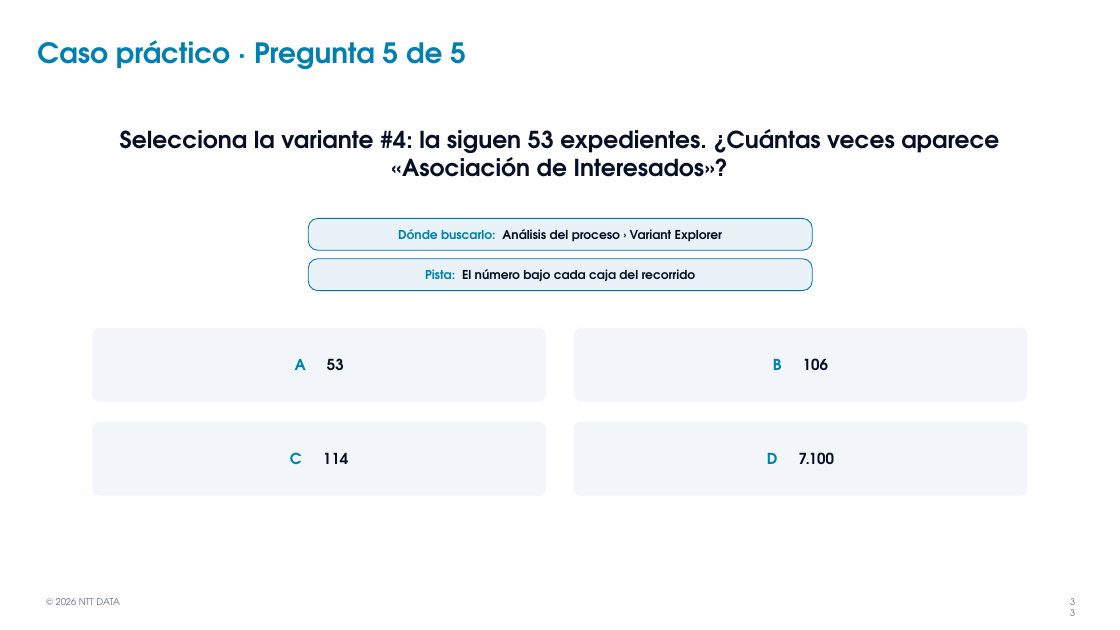
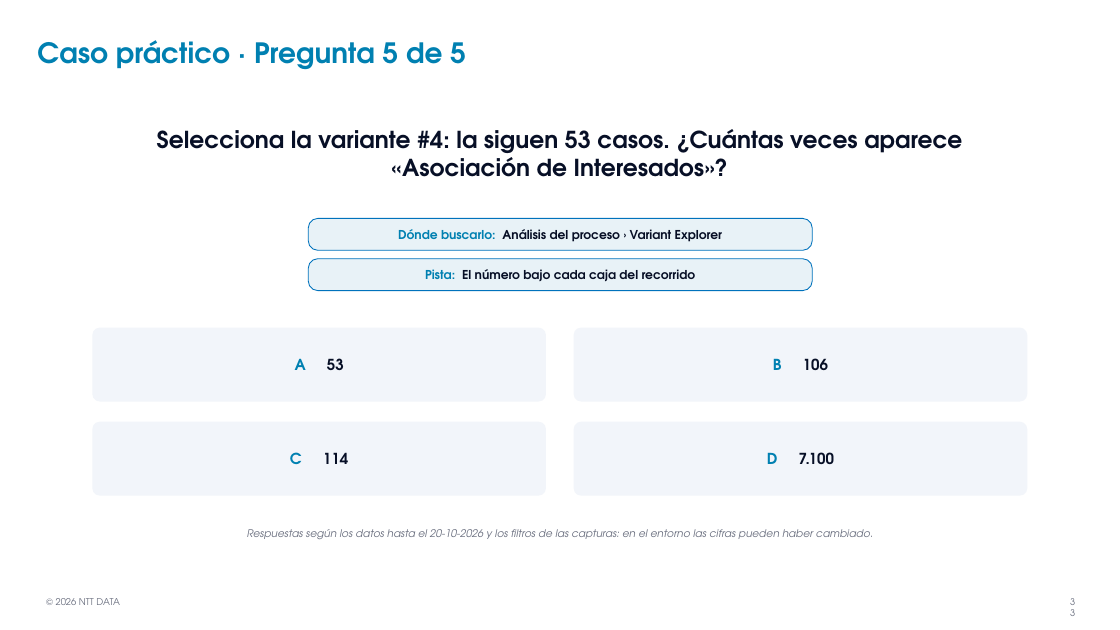
Before and after one commit to AnthonyXerri/Pruebas, a slide deck: slide 33 of mockups/Formacion_Celonis_PnC.pptx. Drawn at 1120x630 pixels with LibreOffice and Linux fonts; fonts in the diff are those of the drawing; background and template pictures are left out. Boxes give left, top, right and bottom in pixels: in the first picture for what was removed or moved away, otherwise in the second. Text is boxed around its words. In the diff, an @@ line names an element or a change of style, - is before the commit and + after.

```diff
--- a/mockups/Formacion_Celonis_PnC.pptx
+++ b/mockups/Formacion_Celonis_PnC.pptx
@@ text at [157,129,962,177]: text changed @@
-Selecciona la variante #4: la siguen 53 expedientes. ¿Cuántas veces aparece «Asociación de Interesados»?
+Selecciona la variante #4: la siguen 53 casos. ¿Cuántas veces aparece «Asociación de Interesados»?
@@ text added at [247,529,873,539], 9 pt, text #6B7080, italic @@
+Respuestas según los datos hasta el 20-10-2026 y los filtros de las capturas: en el entorno las cifras pueden haber cambiado.
```
Also in this commit, not shown: 22 other slides changed.
